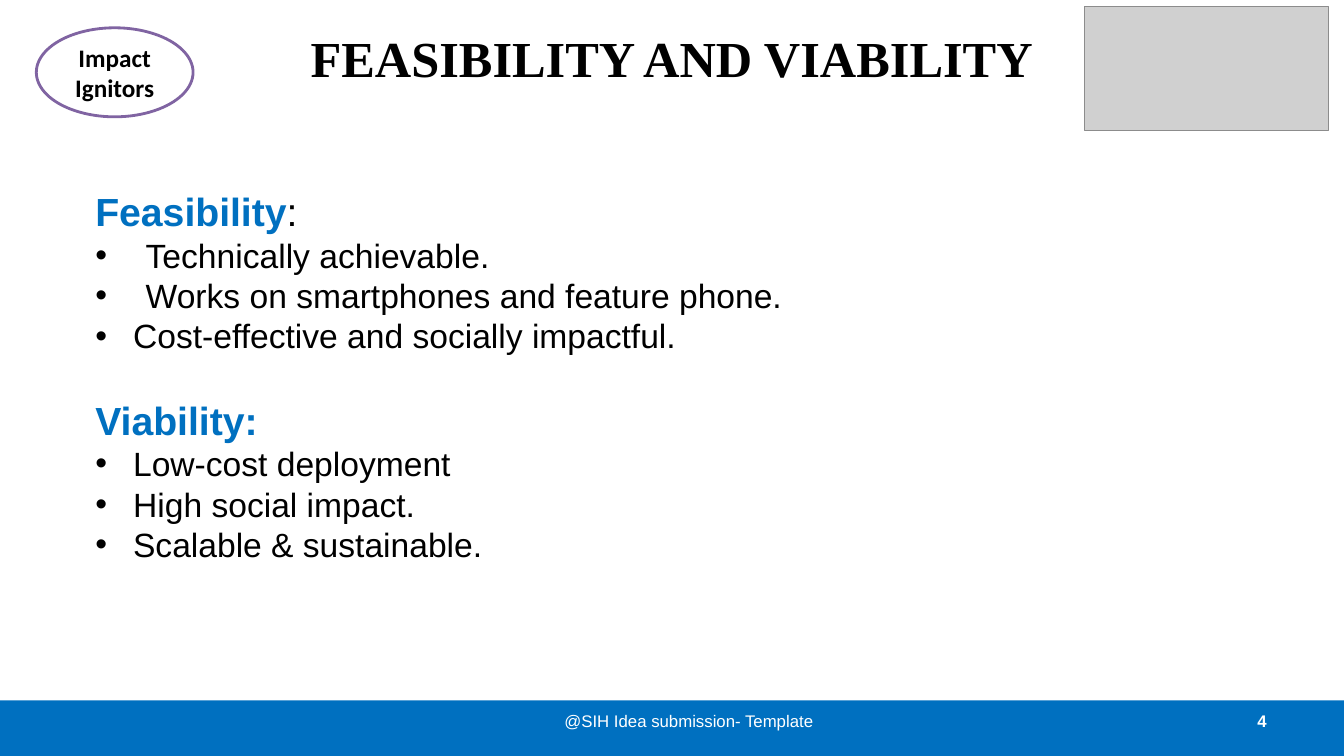
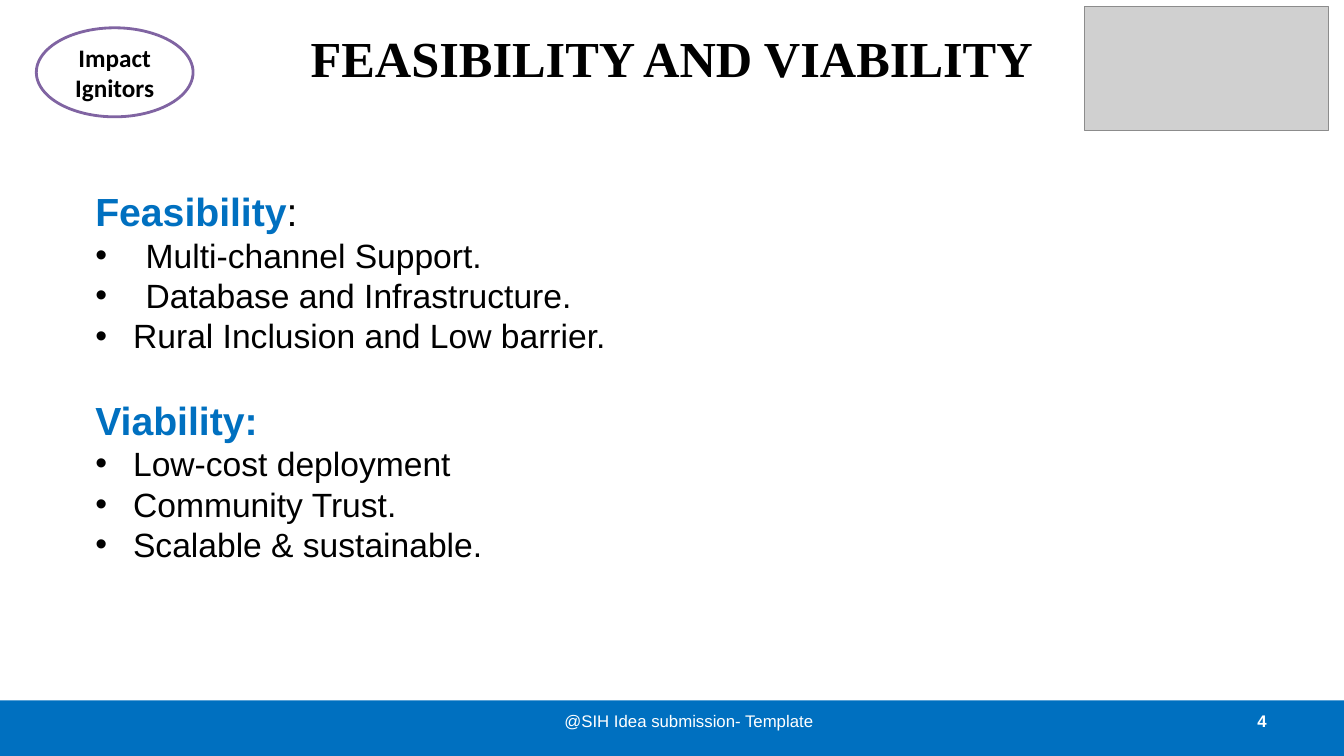
Before and after one commit to notjb2007/SIHackathon_2025, a slide deck: slide 4 of Smart India Hackathon 2025 Altered.pptx. Drawn at 1344x756 pixels with LibreOffice and Linux fonts; fonts in the diff are those of the drawing; grey boxes stand for pictures. Boxes give left, top, right and bottom in pixels: in the first picture for what was removed or moved away, otherwise in the second. Text is boxed around its words. In the diff, an @@ line names an element or a change of style, - is before the commit and + after.

```diff
--- a/Smart India Hackathon 2025 Altered.pptx
+++ b/Smart India Hackathon 2025 Altered.pptx
@@ text at (133,243,606,349): text changed @@
-• Technically achievable.
-• Works on smartphones and feature phone.
-• Cost-effective and socially impactful.
+• Multi-channel Support.
+• Database and Infrastructure.
+• Rural Inclusion and Low barrier.
@@ text at (133,492,397,524): text changed @@
-• High social impact.
+• Community Trust.
```
Also in this commit, not shown: 1 other file.
